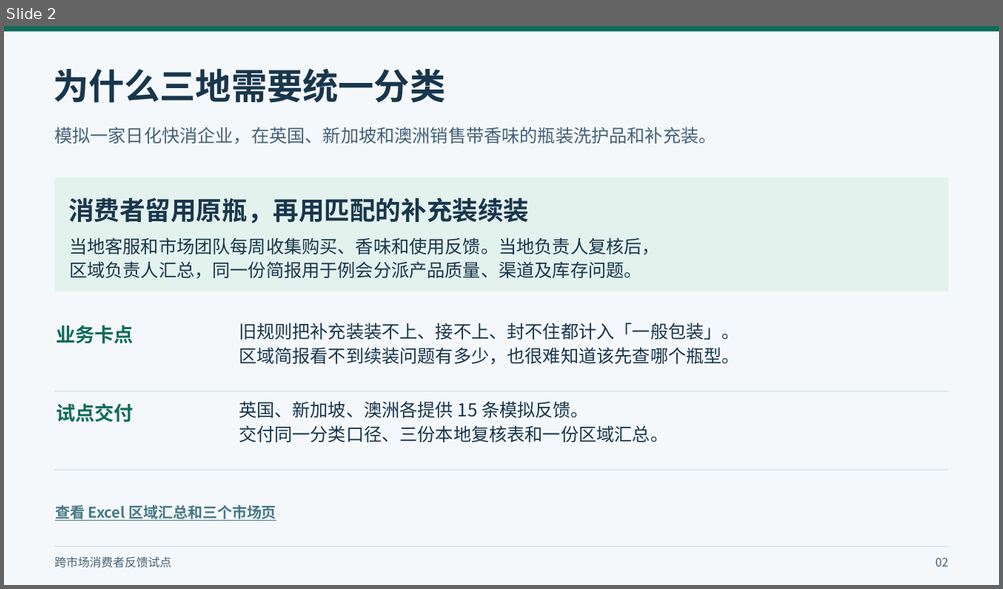
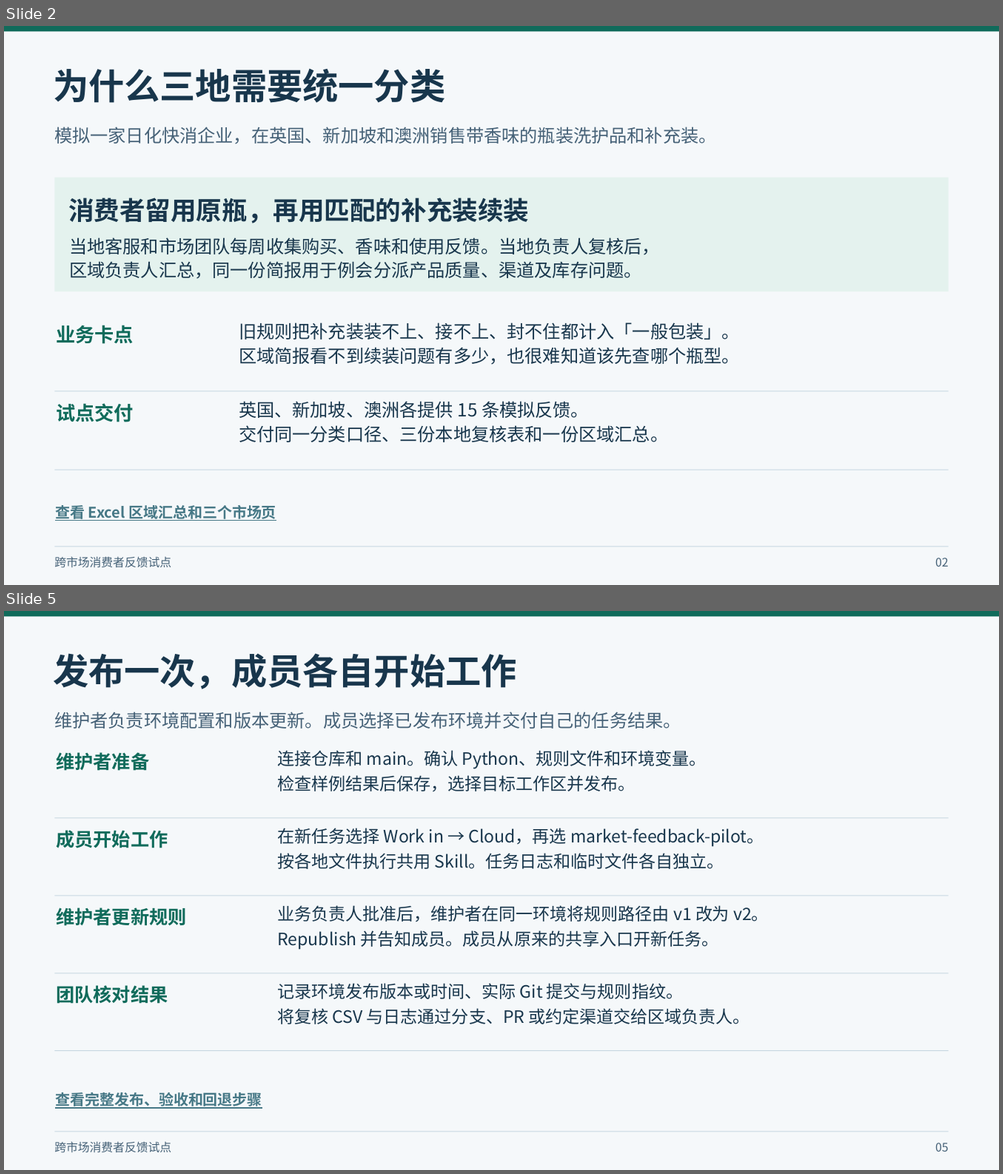
Before and after one commit to peterljlj/market-feedback-cloud-demo, a slide deck: docs/demo/enterprise-cloud-collaboration.pptx. Shown one above the other, each under a label of ours: slide 2 before the commit, slides 2 and 5 after it; the slides between them are not shown. The pictures are 1003x589 and 1003x1174 pixels, drawn with LibreOffice and Linux fonts; fonts in the diff are those of the drawing. Boxes give left, top, right and bottom in pixels: in the first picture for what was removed or moved away, otherwise in the second. Text is boxed around its words. In the diff, an @@ line names an element or a change of style, - is before the commit and + after.

```diff
--- a/docs/demo/enterprise-cloud-collaboration.pptx
+++ b/docs/demo/enterprise-cloud-collaboration.pptx
@@ slide 5 added at (x1=4, y1=611, x2=999, y2=1170), background #FFFFFF @@
@@ rectangle added at (x1=4, y1=611, x2=999, y2=1170), fill #F5F8FA @@
@@ rectangle added at (x1=4, y1=611, x2=999, y2=616), fill #106B5B @@
@@ text added at (x1=53, y1=653, x2=517, y2=689), 34.5 pt, text #18364C, bold @@
+发布一次，成员各自开始工作
@@ text added at (x1=54, y1=712, x2=681, y2=729), 17.2 pt, text #456177 @@
+维护者负责环境配置和版本更新。成员选择已发布环境并交付自己的任务结果。
@@ text added at (x1=56, y1=752, x2=149, y2=771), 18 pt, text #106B5B, bold @@
+维护者准备
@@ text added at (x1=278, y1=750, x2=706, y2=769), 16.5 pt, text #18364C @@
+连接仓库和 main。确认 Python、规则文件和环境变量。
@@ text added at (x1=278, y1=775, x2=635, y2=792), 16.5 pt, text #18364C @@
+检查样例结果后保存，选择目标工作区并发布。
@@ rectangle added at (x1=55, y1=817, x2=948, y2=818), fill #C6D7E1 @@
@@ text added at (x1=56, y1=830, x2=168, y2=849), 18 pt, text #106B5B, bold @@
+成员开始工作
@@ text added at (x1=278, y1=828, x2=763, y2=847), 16.5 pt, text #18364C @@
+在新任务选择 Work in → Cloud，再选 market-feedback-pilot。
@@ text added at (x1=278, y1=853, x2=724, y2=869), 16.5 pt, text #18364C @@
+按各地文件执行共用 Skill。任务日志和临时文件各自独立。
@@ rectangle added at (x1=55, y1=895, x2=948, y2=896), fill #C6D7E1 @@
@@ text added at (x1=56, y1=908, x2=186, y2=926), 18 pt, text #106B5B, bold @@
+维护者更新规则
@@ text added at (x1=278, y1=906, x2=768, y2=923), 16.5 pt, text #18364C @@
+业务负责人批准后，维护者在同一环境将规则路径由 v1 改为 v2。
@@ text added at (x1=278, y1=931, x2=718, y2=950), 16.5 pt, text #18364C @@
+Republish 并告知成员。成员从原来的共享入口开新任务。
@@ rectangle added at (x1=55, y1=973, x2=948, y2=974), fill #C6D7E1 @@
@@ text added at (x1=56, y1=985, x2=168, y2=1004), 18 pt, text #106B5B, bold @@
+团队核对结果
@@ text added at (x1=278, y1=983, x2=683, y2=999), 16.5 pt, text #18364C @@
+记录环境发布版本或时间、实际 Git 提交与规则指纹。
@@ text added at (x1=278, y1=1008, x2=749, y2=1025), 16.5 pt, text #18364C @@
+将复核 CSV 与日志通过分支、PR 或约定渠道交给区域负责人。
@@ rectangle added at (x1=55, y1=1051, x2=948, y2=1052), fill #C6D7E1 @@
@@ text added at (x1=55, y1=1093, x2=262, y2=1109), 14.2 pt, text #467886, bold, underline @@
+查看完整发布、验收和回退步骤
@@ text added at (x1=54, y1=1142, x2=171, y2=1153), 11.2 pt, text #456177 @@
+跨市场消费者反馈试点
@@ rectangle added at (x1=55, y1=1132, x2=948, y2=1133), fill #C6D7E1 @@
@@ text added at (x1=935, y1=1143, x2=948, y2=1152), 11.2 pt, text #456177 @@
+05
```
Also in this commit, not shown: 8 slides changed, 1 other slide added, 2 slides removed, 4 other files.
